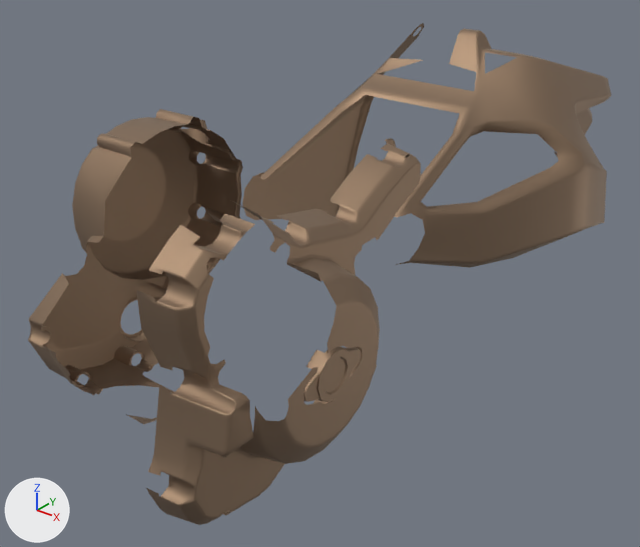
One commit to the glTF model public/Engine_Guard.glb: the scene before it, then after it.
Camera for both pictures: a 50 mm lens placed at (0.532, -0.494, 0.722), pointed at (-0.031, 0.21, 0.285). Arrows for +X, +Y and +Z are at lower left; the lights stay in place.

Names of what the first picture shows: 'EngineGuard'.
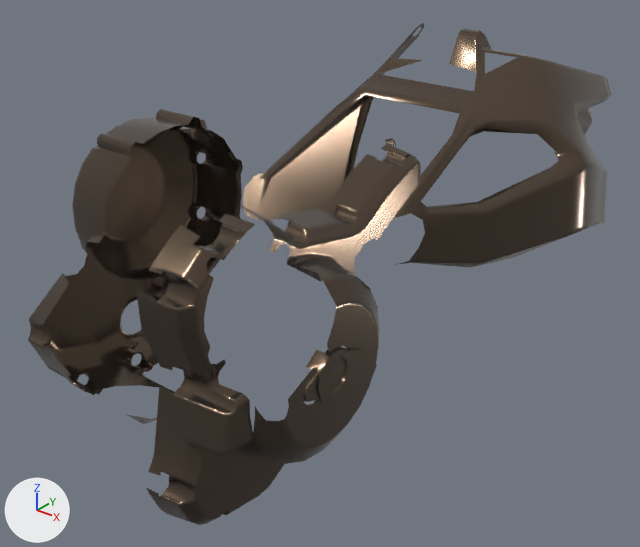
Location of each change, (x1, y1, x2, y2) in pixels of the pictures (640 x 547 px):
'EngineGuard', surface changed: (28, 23, 611, 525) in both

The change, as a list of edits to the scene's bpy script:
```text
Change mat_copper_002:
    where n0 = _N.new('ShaderNodeBsdfPrincipled'); n0.name = 'Principled BSDF'
    n0.inputs[0].default_value: (0.323, 0.218, 0.14, 1.0) -> (0.123, 0.0846, 0.056, 1.0)  # 'Base Color', brown #9a8169 -> 'Base Color', brown #625243
    add n0.inputs[1].default_value = 1.0  # 'Metallic'
    add n0.inputs[2].default_value = 0.182  # 'Roughness'
    remove n2 = _N.new('ShaderNodeSeparateColor'); n2.name = 'Separate Color'
    remove n3 = _N.new('ShaderNodeTexImage'); n3.name = 'Image Texture'
    remove n3.image = img_roughness
    remove _L.new(n2.outputs[2], n0.inputs[1])  # 'Blue' to 'Metallic'
    remove _L.new(n2.outputs[1], n0.inputs[2])  # 'Green' to 'Roughness'
    remove _L.new(n3.outputs[0], n2.inputs[0])  # 'Color' to 'Color'
```
